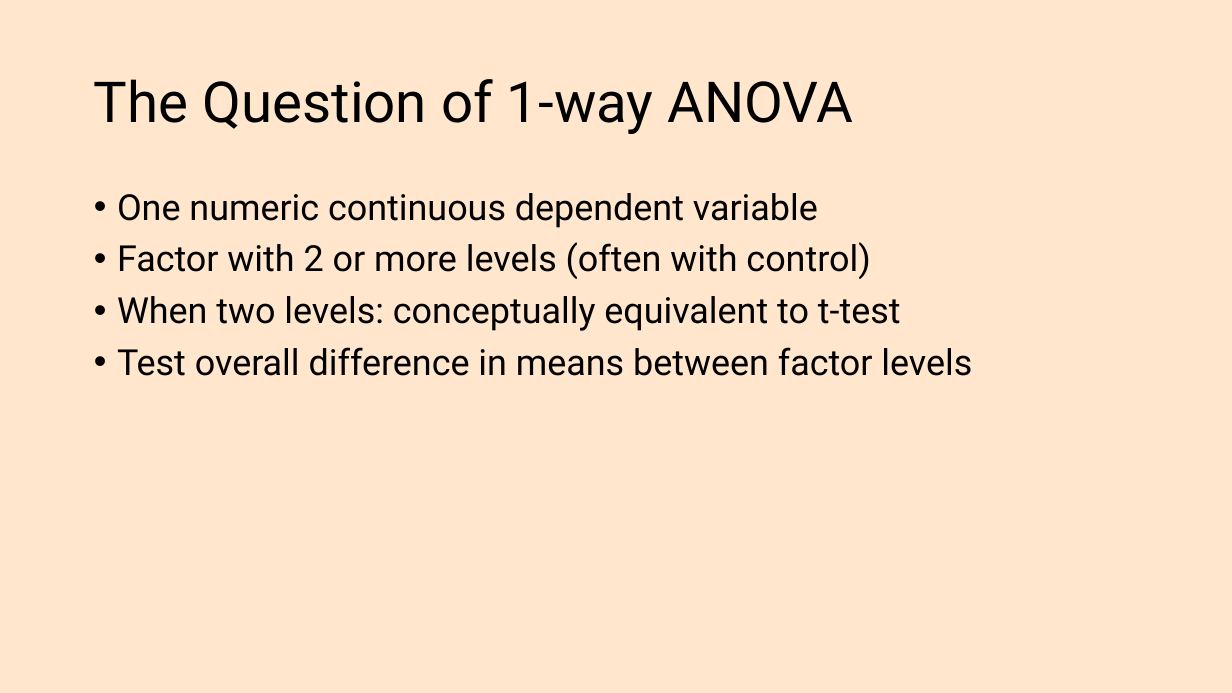
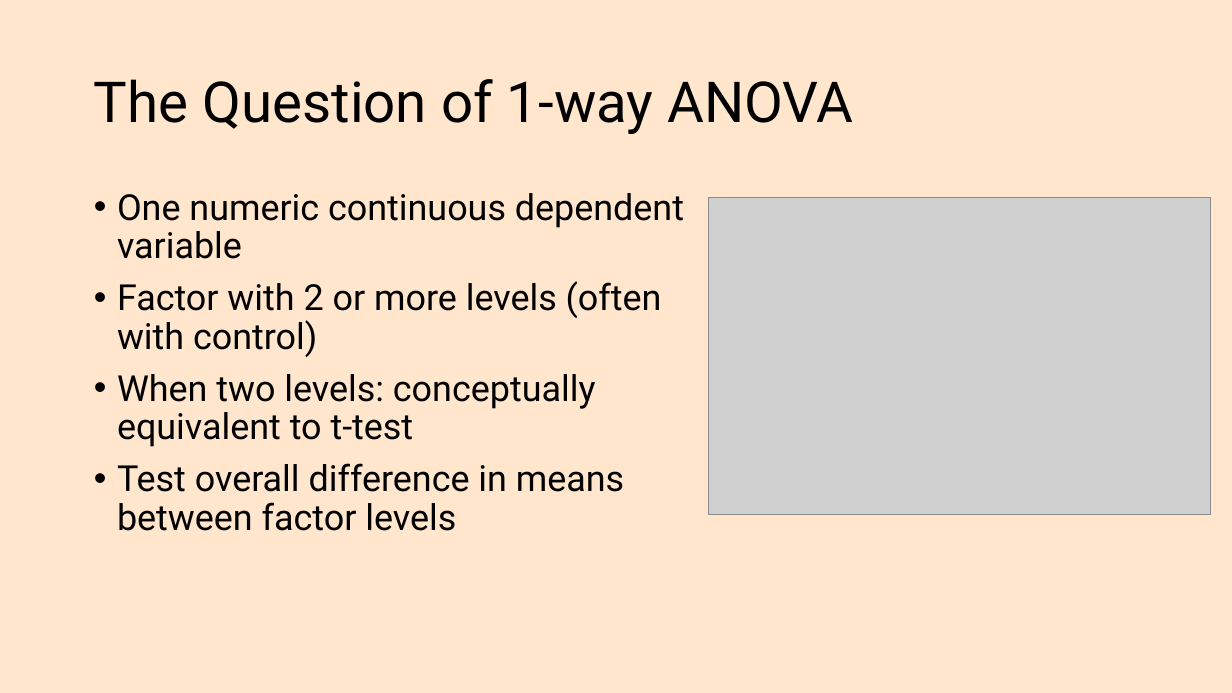
Before and after one commit to rstats-bootcamp/RStatsBootcamp-2025, a slide deck: slide 4 of .slides/topics/12_anova.pptx. Drawn at 1232x693 pixels with LibreOffice and Linux fonts; fonts in the diff are those of the drawing; grey boxes stand for pictures. Boxes give left, top, right and bottom in pixels: in the first picture for what was removed or moved away, otherwise in the second. Text is boxed around its words. In the diff, an @@ line names an element or a change of style, - is before the commit and + after.

```diff
--- a/.slides/topics/12_anova.pptx
+++ b/.slides/topics/12_anova.pptx
@@ text "One numeric continuous dependent variable" rewrapped from [117,193,972,376] to [117,193,684,531] @@
@@ picture added at [709,198,1211,515] @@
```
Also in this commit, not shown: 3 other slides changed, 2 slides added, 5 other files.
